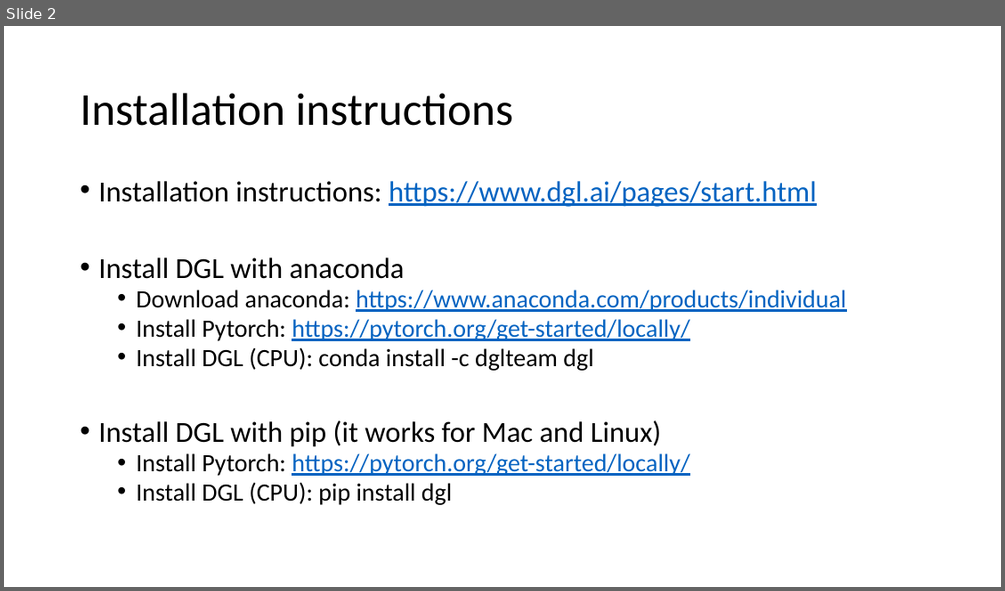
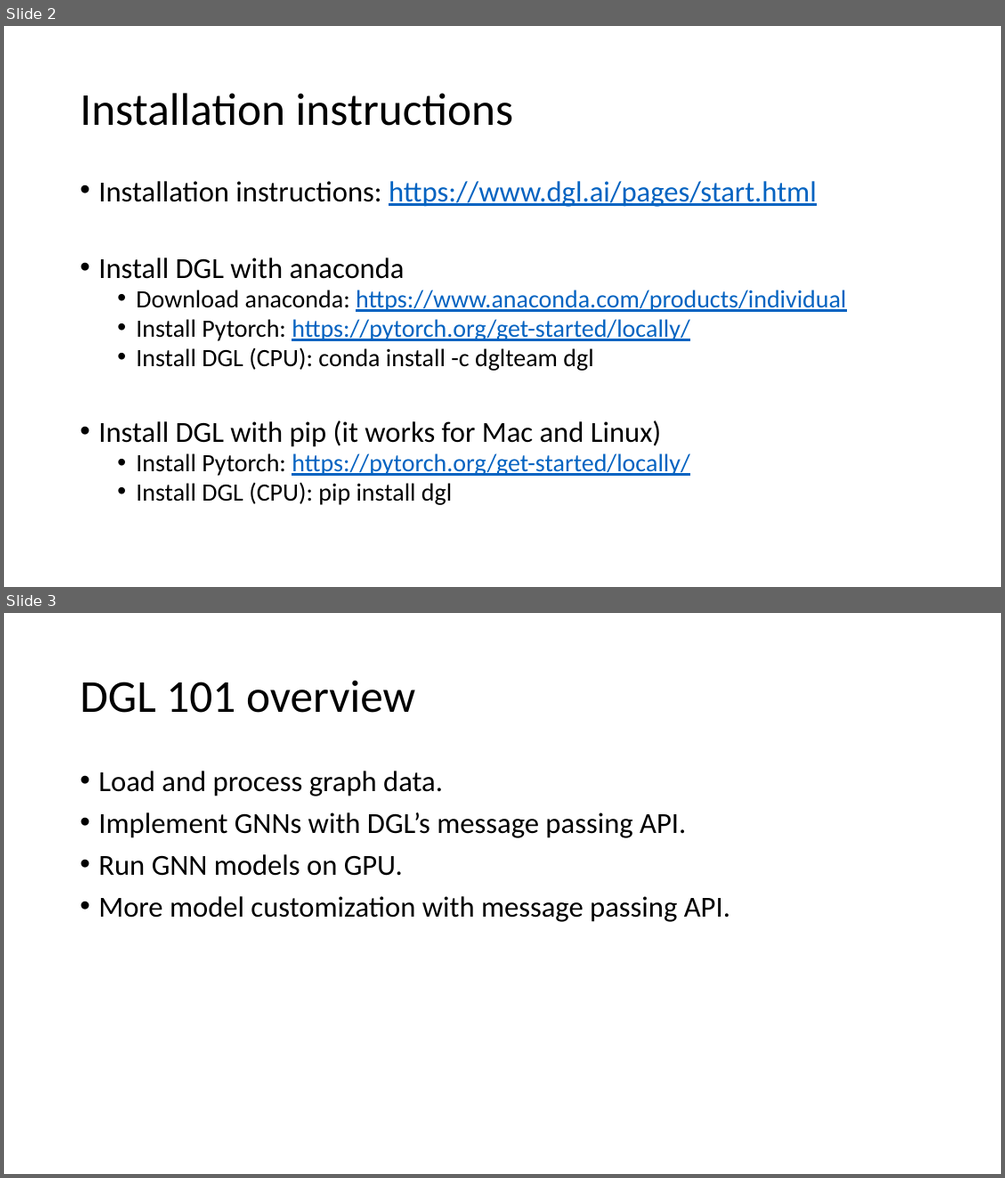
Before and after one commit to dglai/dgl_winter_school, a slide deck: 2-dgl101/dgl101.pptx. Shown one above the other, each under a label of ours: slide 2 before the commit, slides 2 and 3 after it. The pictures are 1005x591 and 1005x1178 pixels, drawn with LibreOffice and Linux fonts; fonts in the diff are those of the drawing. Boxes give left, top, right and bottom in pixels: in the first picture for what was removed or moved away, otherwise in the second. Text is boxed around its words. In the diff, an @@ line names an element or a change of style, - is before the commit and + after.

Commit message:
update.

```diff
--- a/2-dgl101/dgl101.pptx
+++ b/2-dgl101/dgl101.pptx
@@ slide 3 added at [4,613,1001,1174], background #FFFFFF @@
@@ title added at [80,680,415,713], 44 pt, text #000000 @@
+DGL 101 overview
@@ text added at [98,771,730,922], 28 pt, text #000000 @@
+• Load and process graph data.
+• Implement GNNs with DGL’s message passing API.
+• Run GNN models on GPU.
+• More model customization with message passing API.
```
